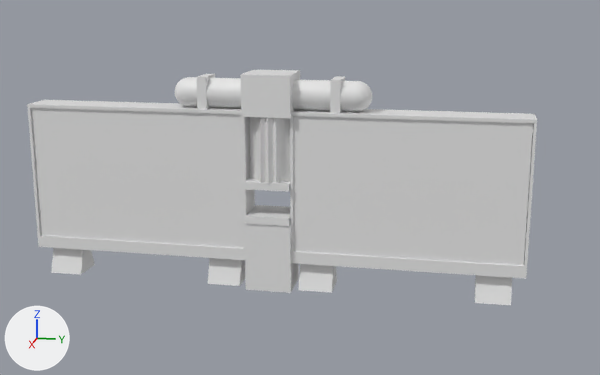
The Blender file Assets/homestead/models/algae_tank_double.blend, before and after one commit.
Rendered twice from a camera (50 mm lens) standing at (12.84, 3.04, 4.79) and looking at (-0.02, 0.46, 1.57). Arrows for +X, +Y and +Z are at lower left; the lights stay in place. Materials are left out; every surface is plain grey.

Names of what the first picture shows: 'frame', 'outerGlass', 'structure'.
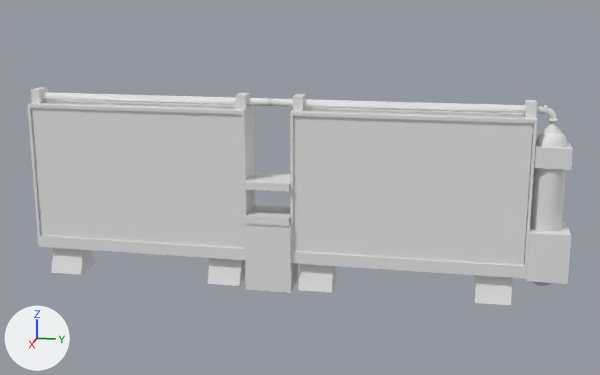
What differs and where, as boxes [x1, y1, x2, y2] in the pictures (600 x 375 px):
'frame', reshaped: before [27, 74, 537, 305]; after [27, 87, 537, 305]
'structure', reshaped (67% wider, 16% shorter): before [175, 70, 372, 293]; after [244, 105, 573, 293]
part 1 of me_cube_006, added: after [526, 222, 571, 284]
part 2 of me_cube_006, added: after [530, 132, 568, 286]
part 3 of me_cube_006, added: after [537, 106, 561, 134]
part 4 of me_cube_006, deleted: before [175, 77, 372, 112]
part 5 of me_cube_006, deleted: before [250, 117, 290, 184]
part 6 of me_cube_006, deleted: before [240, 70, 300, 118]
part 7 of me_cube_006, added: after [534, 142, 573, 170]
part 8 of me_cube_001, added: after [236, 93, 306, 111]
part 9 of me_cube_001, added: after [31, 87, 537, 118]
part 10 of me_cube_001, added: after [42, 92, 526, 113]
part 11 of me_cube_001, deleted: before [197, 74, 345, 113]

The change in detail:
me_cube_006 is used by ob_structure; location (0.0, 0.0, 1.31); scale (0.239, 0.239, 0.239).
me_cube_006 had 606 vertices, 544 faces and spanned x -1.68..1.61, y -6.66..6.74, z -5.96..8.82.
me_cube_006 now has 663 vertices, 592 faces and spans x -1.58..1.58, y -1.59..19.55, z -5.96..7.16.
me_cube_006 part 1: a new loose piece, a box spanning x -1.58..1.58, y 17.02..19.55, z -3.94..-0.75.
me_cube_006 part 2: a new loose piece of 480 vertices spanning x -1.0..1.0, y 17.11..19.12, z -4.68..5.64.
me_cube_006 part 3: a new loose piece of 81 vertices spanning x -0.55..0.52, y 16.91..18.66, z 5.35..7.08.
me_cube_006 part 4: the loose piece of 480 vertices spanning x -1.0..1.0, y -6.66..6.74, z 6.39..8.4 is deleted.
me_cube_006 part 5: the loose piece of 64 vertices spanning x -1.34..1.61, y -1.46..1.73, z 1.65..6.09 is deleted.
me_cube_006 part 6: the loose piece of 12 vertices spanning x -1.68..1.59, y -1.64..1.64, z 6.08..8.82 is deleted.
Part 7, on me_cube_006:
12 vertices are added at x -1.17..1.17, y 17.09..19.27, z 3.36..4.67.
10 new faces join them.
me_cube_001 is used by ob_frame; location (0.0, 1.43, 1.31); scale (0.276, 0.239, 0.239).
me_cube_001 had 52 vertices, 41 faces and spanned x -1.1..1.0, y -4.5..11.0, z -5.8..8.5.
me_cube_001 now has 188 vertices, 143 faces and spans x -1.1..1.0, y -6.1..11.0, z -5.8..7.4.
me_cube_001 part 8: a new loose piece, a box spanning x -0.57..0.53, y -4.4..-3.76, z 6.34..7.37.
me_cube_001 part 9: a new loose piece, a box spanning x -0.57..0.53, y 10.38..11.02, z 6.34..7.37.
me_cube_001 part 10: a new loose piece of 128 vertices spanning x -0.2..0.2, y -6.1..10.9, z 6.6..7.1.
me_cube_001 part 11: the loose piece of 8 vertices spanning x -0.9..0.9, y -1.8..-1.2, z 6.3..8.5 is deleted.
me_cube_001 part 12: the surface is now shaded smooth.
